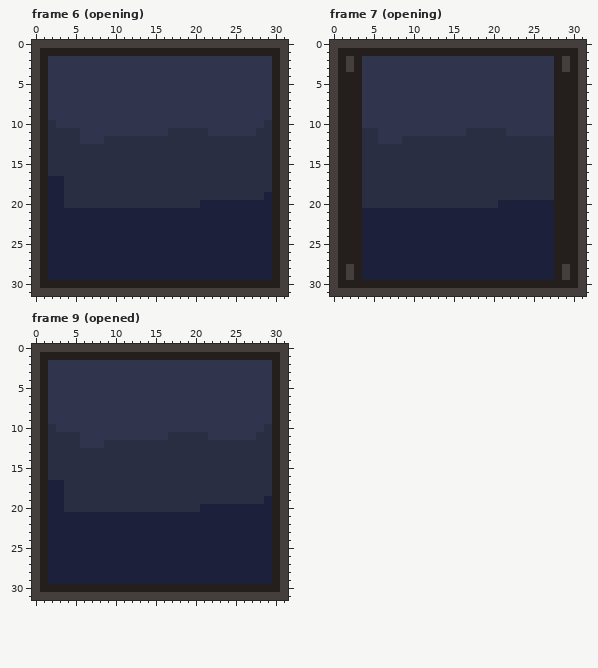
Pixel-art file: res/img/vault.aseprite. That is the earlier state.
32x32 pixels, 9 frames. Shown: frame 6 (opening), frame 7 (opening), frame 9 (opened). The commit also changed other frames, which this record leaves out.
After the commit:
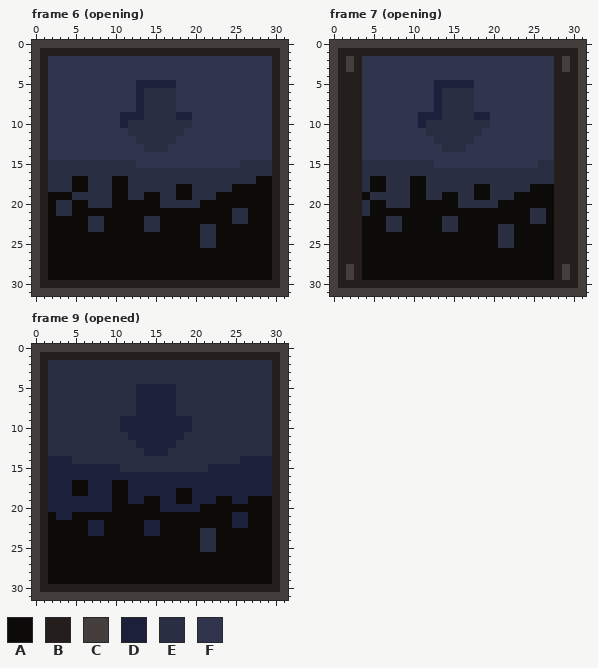
Palette (. is transparent): A #0c0b0a  B #241f1d  C #443f3d  D #1c203b  E #2a2e42  F #30354d
Change:
Changed rows in their new state; - is an unchanged pixel.
Frame 6 (opening), layer "Layer 5":
first column x 2:
 5 -----------DDDDD------------
 6 -----------DEEEE------------
 7 -----------DEEEE------------
 8 -----------DEEEE------------
 9 ---------DDDEEEEDD----------
10 F--------DEEEEEEEE---------F
11 FFFF------EEEEE--FFF------FF
12 FFFF---FFFF-----FFFFFFFFFFFF
13 FFFFFFFFFFFF---FFFFFFFFFFFFF
14 FFFFFFFFFFFFFFFFFFFFFFFFFFFF
15 -----------FFFFFFFFFFFFF----
17 EE-AA---AA----------------AA
18 EE-AA---AA------AA-----AAAAA
19 AAA-----AA--AA--AA---AAAAAAA
20 AE-AA---AAAAAA-----AAAAAAAAA
21 AEEAAAAAAAAAAAAAAAAAAAAEEAAA
22 AAAAAEEAAAAAEEAAAAAAAAAEEAAA
23 AAAAAEEAAAAAEEAAAAAEEAAAAAAA
24 AAAAAAAAAAAAAAAAAAAEEAAAAAAA
25 AAAAAAAAAAAAAAAAAAAEEAAAAAAA
26 AAAAAAAAAAAAAAAAAAAAAAAAAAAA
27 AAAAAAAAAAAAAAAAAAAAAAAAAAAA
28 AAAAAAAAAAAAAAAAAAAAAAAAAAAA
29 AAAAAAAAAAAAAAAAAAAAAAAAAAAA
Frame 7 (opening), layer "Layer 5":
first column x 4:
 5 ---------DDDDD----------
 6 ---------DEEEE----------
 7 ---------DEEEE----------
 8 ---------DEEEE----------
 9 -------DDDEEEEDD--------
10 -------DEEEEEEEE--------
11 FF------EEEEE--FFF------
12 FF---FFFF-----FFFFFFFFFF
13 FFFFFFFFFF---FFFFFFFFFFF
14 FFFFFFFFFFFFFFFFFFFFFFFF
15 ---------FFFFFFFFFFFFF--
17 -AA---AA----------------
18 -AA---AA------AA-----AAA
19 A-----AA--AA--AA---AAAAA
20 -AA---AAAAAA-----AAAAAAA
21 EAAAAAAAAAAAAAAAAAAAAEEA
22 AAAEEAAAAAEEAAAAAAAAAEEA
23 AAAEEAAAAAEEAAAAAEEAAAAA
24 AAAAAAAAAAAAAAAAAEEAAAAA
25 AAAAAAAAAAAAAAAAAEEAAAAA
26 AAAAAAAAAAAAAAAAAAAAAAAA
27 AAAAAAAAAAAAAAAAAAAAAAAA
28 AAAAAAAAAAAAAAAAAAAAAAAA
29 AAAAAAAAAAAAAAAAAAAAAAAA
Frame 9 (opened), layer "Layer 5":
first column x 2:
 2 EEEEEEEEEEEEEEEEEEEEEEEEEEEE
 3 EEEEEEEEEEEEEEEEEEEEEEEEEEEE
 4 EEEEEEEEEEEEEEEEEEEEEEEEEEEE
 5 EEEEEEEEEEEDDDDDEEEEEEEEEEEE
 6 EEEEEEEEEEEDDDDDEEEEEEEEEEEE
 7 EEEEEEEEEEEDDDDDEEEEEEEEEEEE
 8 EEEEEEEEEEEDDDDDEEEEEEEEEEEE
 9 EEEEEEEEEDDDDDDDDDEEEEEEEEEE
10 -EEEEEEEEDDDDDDDDDEEEEEEEEE-
11 ----EEEEEEDDDDDDD---EEEEEE--
12 ----EEE----DDDDD------------
13 ------------DDD-------------
14 DDD---------------------DDDD
15 DDDDDDDDD-----------DDDDDDDD
16 DDDDDDDDDDDDDDDDDDDDDDDDDDDD
17 --DAADDDAADDDDDDDDDDDDDDDDDD
18 --DAADDDAADDDDDDAADDDDDDDDDD
19 --DDDDDDAADDAADDAADDDAADDAAA
20 --DDDDDDAAAAAADDDDDAAAAAAAAA
21 A--AAAAAAAAAAAAAAAAAAAA--AAA
22 AAAAA--AAAAA--AAAAAAAAA--AAA
23 AAAAA--AAAAA--AAAAAEEAAAAAAA
24 AAAAAAAAAAAAAAAAAAAEEAAAAAAA
25 AAAAAAAAAAAAAAAAAAAEEAAAAAAA
26 AAAAAAAAAAAAAAAAAAAAAAAAAAAA
27 AAAAAAAAAAAAAAAAAAAAAAAAAAAA
28 AAAAAAAAAAAAAAAAAAAAAAAAAAAA
29 AAAAAAAAAAAAAAAAAAAAAAAAAAAA
Changed places in both pictures, as pixel boxes (x1, y1, x2, y2):
changed: (48, 80, 272, 280)
changed: (362, 80, 554, 280)
changed: (48, 360, 272, 584)
